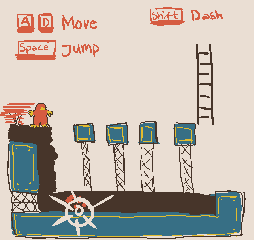
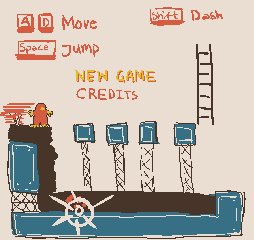
Layer changes from the first 254 x 240 image to the second:
painted on "Paint Layer 3" (1st of 3) over (x1=12, y1=70, x2=237, y2=237)
added layer "Paint Layer 3" (2nd of 3) above "Paint Layer 3" over (x1=75, y1=70, x2=156, y2=127)
added layer "Paint Layer 3" (3rd of 3) above "Paint Layer 2" over (x1=12, y1=70, x2=237, y2=237)
painted on "Paint Layer 1" over (x1=12, y1=70, x2=237, y2=237)
